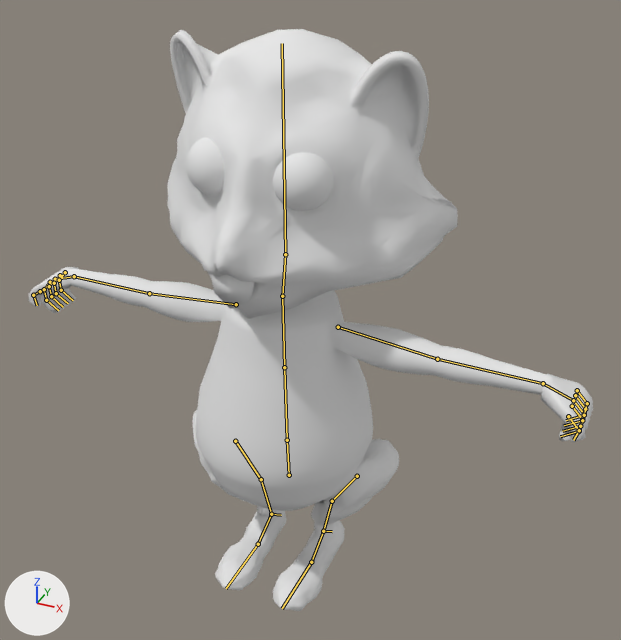
One commit to the Blender file Power Substation Simulation/Assets/Models/SquirrelCartAttempt.blend: the scene before it, then after it.
Before and after are seen from a camera (50 mm lens) standing at (1.65, -3.33, 3.71) and looking at (0.18, -0.08, 1.67). The axes (+X, +Y, +Z) are drawn at lower left. The lights are the same throughout. The bones that bend it are drawn over the model as lines.
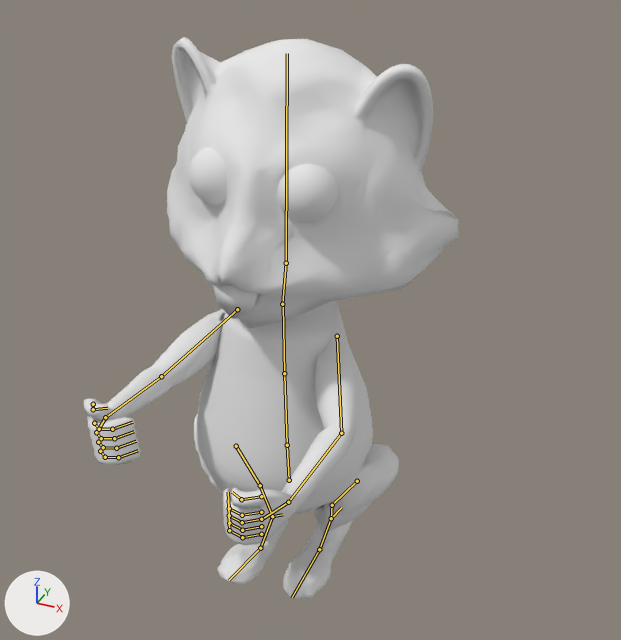
The newer file adds an action. The first version stands in its rest pose; the second is drawn at frame 129 of the action 'Grab'.

Location of each change, (x1, y1, x2, y2) in pixels of the pictures (621 x 640 px):
'Sphere.004', posed (34% narrower): before (29, 29, 593, 611); after (84, 37, 458, 599)
bone 'hips', root to tip: before (289, 475) to (287, 440); after (289, 480) to (287, 445)
bone 'chest', root to tip: before (284, 367) to (282, 296); after (284, 373) to (283, 304)
bone 'head', root to tip: before (285, 254) to (282, 43); after (286, 263) to (287, 53)
bone 'upper_arm.L', root to tip: before (338, 327) to (437, 359); after (337, 336) to (341, 433)
bone 'forearm.L', root to tip: before (437, 359) to (543, 383); after (341, 433) to (288, 502)
bone 'upper_arm.R', root to tip: before (236, 304) to (149, 293); after (237, 309) to (161, 376)
bone 'forearm.R', root to tip: before (149, 293) to (74, 276); after (161, 376) to (105, 417)
bone 'shin.L', root to tip: before (332, 501) to (323, 531); after (332, 505) to (331, 518)
bone 'foot.L', root to tip: before (323, 531) to (311, 562); after (331, 518) to (319, 549)
bone 'thigh.R', root to tip: before (235, 441) to (261, 479); after (236, 446) to (260, 485)
bone 'shin.R', root to tip: before (261, 479) to (271, 514); after (260, 485) to (272, 516)
bone 'toe.R', root to tip: before (258, 544) to (226, 588); after (260, 548) to (229, 580)

The edits, one by one:
Bone 'hips' (bone_hips) moves from (0.0, 0.0, 0.0) to (0.0, -0.035, 0.002).
Bone 'chest' (bone_chest) turns from (0, 0, 0) to (2, -2, -1) degrees about its own x, y and z.
Bone 'head' (bone_head) turns from (0, 0, 0) to (-2, 3, 0) degrees about its own x, y and z.
Bone 'upper_arm.L' (bone_upper_arm_l) turns from (0, 0, 0) to (-151, -125, -215) degrees about its own x, y and z.
Bone 'forearm.L' (bone_forearm_l) turns from (0, 0, 0) to (22, -25, -28) degrees about its own x, y and z.
Bone 'upper_arm.R' (bone_upper_arm_r) turns from (0, 0, 0) to (21, 65, 44) degrees about its own x, y and z.
Bone 'forearm.R' (bone_forearm_r) turns from (0, 0, 0) to (25, 29, 32) degrees about its own x, y and z.
Bone 'shin.L' (bone_shin_l) turns from (0, 0, 0) to (25, -5, 1) degrees about its own x, y and z.
Bone 'foot.L' (bone_foot_l) turns from (0, 0, 0) to (-22, -1, 0) degrees about its own x, y and z.
Bone 'thigh.R' (bone_thigh_r) turns from (0, 0, 0) to (-3, -2, 0) degrees about its own x, y and z.
Bone 'shin.R' (bone_shin_r) turns from (0, 0, 0) to (10, 2, 0) degrees about its own x, y and z.
Bone 'toe.R' (bone_toe_r) turns from (0, 0, 0) to (19, 0, 0) degrees about its own x, y and z.
